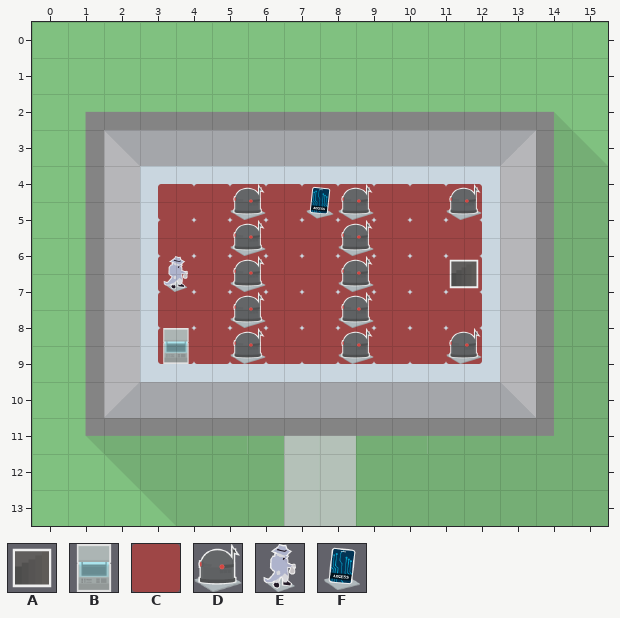
An edit to a level. Tiled map (JSON), src/resources/maps/level-2-floor-3.json. The first picture shows the starting point.
Cells are 75x75 px. Shown: x 0..15, y 0..13. Layer "Assets" is drawn 38,38 px off the grid. Layer "Tiles" is drawn 38,38 px off the grid.
Key: from "tiles": A 1, B 2, C 5, D 6, E 7, F 9.
_ is an empty cell.
Layers that did not change in this view are not listed.
Layer "Tiles" before, first column x 0:
 0 ________________
 1 ________________
 2 ________________
 3 ________________
 4 ___CCCCCCCCC____
 5 ___CCCCCCCCC____
 6 ___CCCCCCCCC____
 7 ___CCCCCCCCC____
 8 ___CCCCCCCCC____
 9 ________________
10 ________________
11 ________________
12 ________________
13 ________________
Layer "Assets" before, first column x 0:
 0 ________________
 1 ________________
 2 ________________
 3 ________________
 4 _____D_FD__D____
 5 _____D__D_______
 6 ___E_D__D__A____
 7 _____D__D_______
 8 ___B_D__D__D____
 9 ________________
10 ________________
11 ________________
12 ________________
13 ________________
Now the later version:
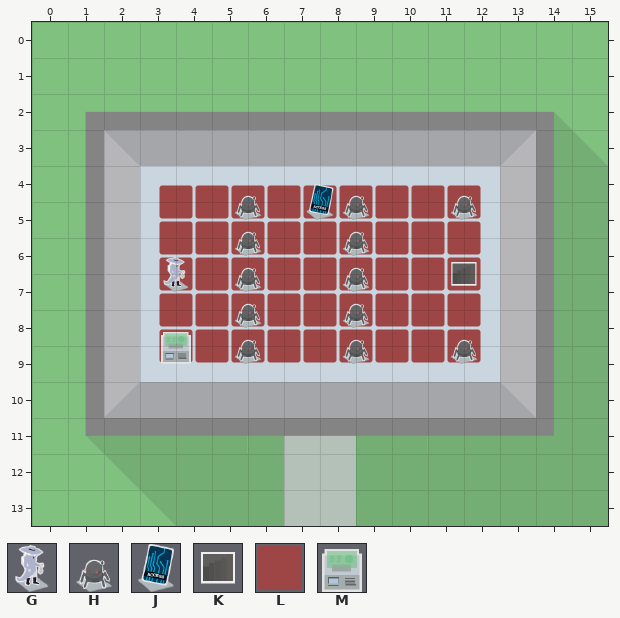
Further tiles: from "assets": G 0 "START", H 2 "ENEMY", J 11 "KEY", K 15 "EXIT", L 59 "BLANK", M 62 "SHOP".
Changes in this commit:
Changed rows in their new state; . is an unchanged cell.
Layer "Tiles":
first column x 3:
 4 LLLLLLLLL
 5 LLLLLLLLL
 6 LLLLLLLLL
 7 LLLLLLLLL
 8 LLLLLLLLL
Layer "Assets":
first column x 3:
 4 ..H.JH..H
 5 ..H..H...
 6 G.H..H..K
 7 ..H..H...
 8 M.H..H..H
Boxes around the changes in both pictures, in picture pixels (x1, y1, x2, y2):
changed: (158, 184, 482, 364)
